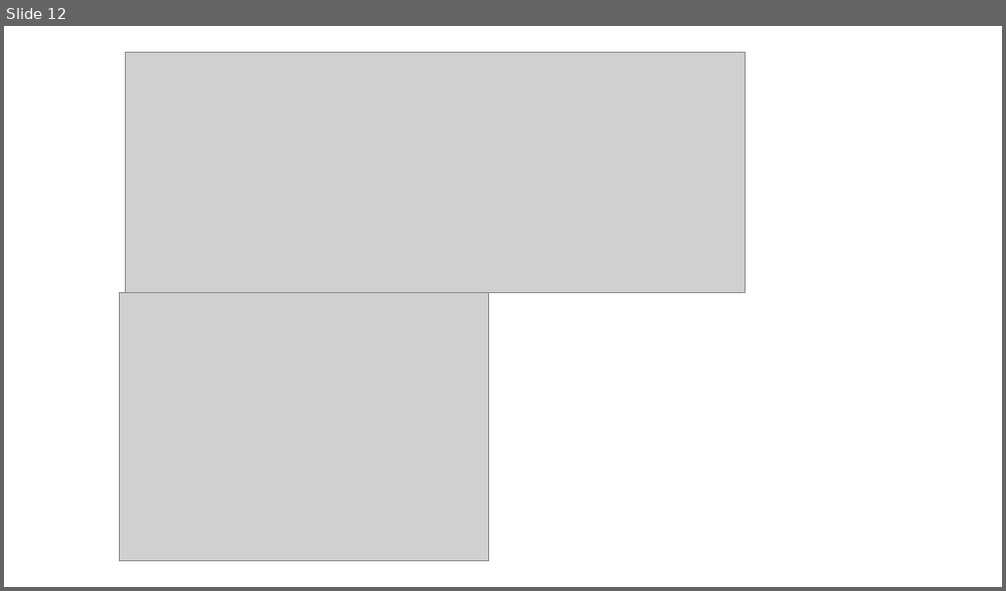
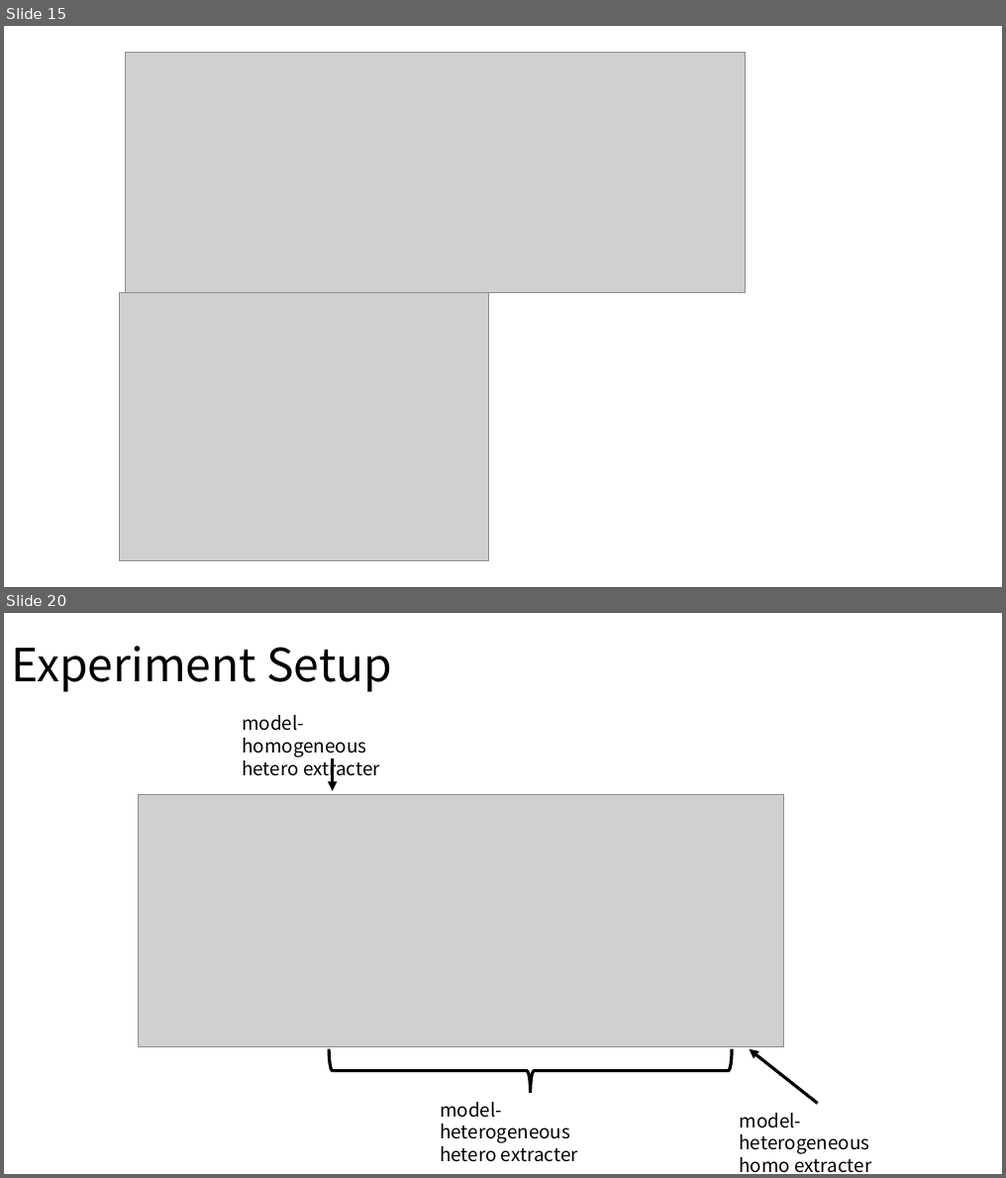
Before and after one commit to topaz11100/icon_semina, a slide deck: 0311/세미나발표.pptx. Shown one above the other, each under a label of ours: slide 12 before the commit, slides 15 and 20 after it; the slides between them are not shown. The pictures are 1006x591 and 1006x1178 pixels, drawn with LibreOffice and Linux fonts; fonts in the diff are those of the drawing; grey boxes stand for pictures. Boxes give left, top, right and bottom in pixels: in the first picture for what was removed or moved away, otherwise in the second. Text is boxed around its words. In the diff, an @@ line names an element or a change of style, - is before the commit and + after.

```diff
--- a/0311/세미나발표.pptx
+++ b/0311/세미나발표.pptx
@@ slide 20 added at box(4, 613, 1002, 1174), background #FFFFFF @@
@@ title added at box(12, 646, 392, 692), 44 pt, text #000000 @@
+Experiment Setup
@@ text added at box(242, 715, 380, 780), 18 pt, text #000000 @@
+model-homogeneous
+hetero extracter
@@ arrow added from (333, 759) to (333, 791), #000000 3 pt @@
@@ picture added at box(138, 794, 783, 1048) @@
@@ left brace added at box(330, 1049, 732, 1093), outline #000000 3 pt @@
@@ arrow added from (818, 1103) to (748, 1050), #000000 3 pt @@
@@ text added at box(440, 1102, 578, 1162), 18 pt, text #000000 @@
+model-heterogeneous
+hetero extracter
@@ text added at box(740, 1113, 872, 1173), 18 pt, text #000000 @@
+model-heterogeneous
+homo extracter
@@ what was slide 12 is now slide 15 @@
```
Also in this commit, not shown: 8 slides changed, 8 other slides added, 3 slides removed.
